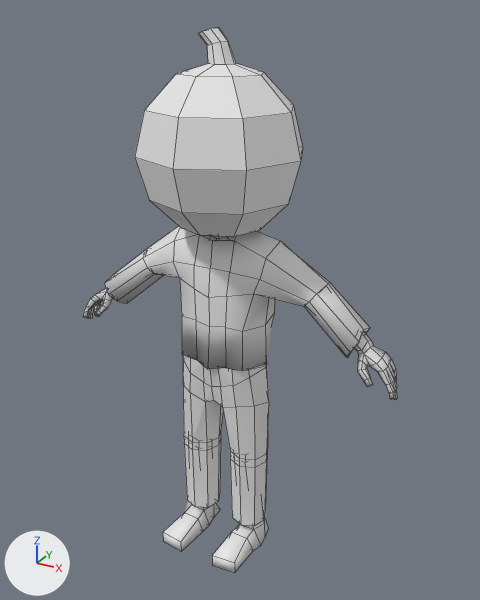
One commit to the Blender file projects/marloth/client/assets/blend/models/person.blend: the scene before it, then after it.
Both versions are drawn from a 50 mm lens placed at (1.469, -2.505, 2.631), pointed at (0.057, 0.061, 1.348). Arrows for +X, +Y and +Z are at lower left; the lights stay in place. Mesh edges are drawn as thin lines. Materials are left out; every surface is plain grey.

In view in the first picture: 'pants', 'person-body', 'pumpkin-head', 'shirt'.
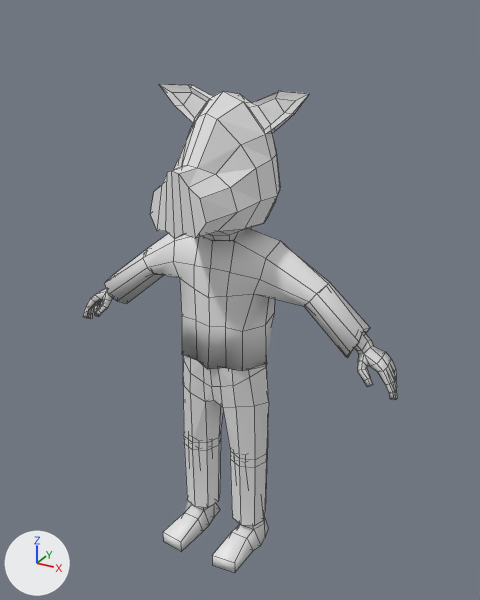
Boxes [x1, y1, x2, y2] around the edits, measured in the pictures (480 x 600 px):
'pumpkin-head', hidden: before [135, 27, 303, 237]
'hog-head', shown: after [150, 84, 310, 241]

The change in detail:
me_pumpkin_head has 66 vertices, 68 faces and spans x -0.376..0.376, y -0.416..0.336, z -0.118..0.759.
me_pumpkin_head is used by ob_pumpkin_head; location (0.0, 0.038, 1.801).
me_pumpkin_head part 1: the whole mesh is moved by (0.0, 0.036, 0.0).
Object 'pumpkin-head' (ob_pumpkin_head) moves from (0.0, 0.038, 1.801) to (0.0, 0.0, 0.0).
Object 'pumpkin-head' (ob_pumpkin_head) is now hidden.
Object 'hog-head' (ob_hog_head) is now shown.
